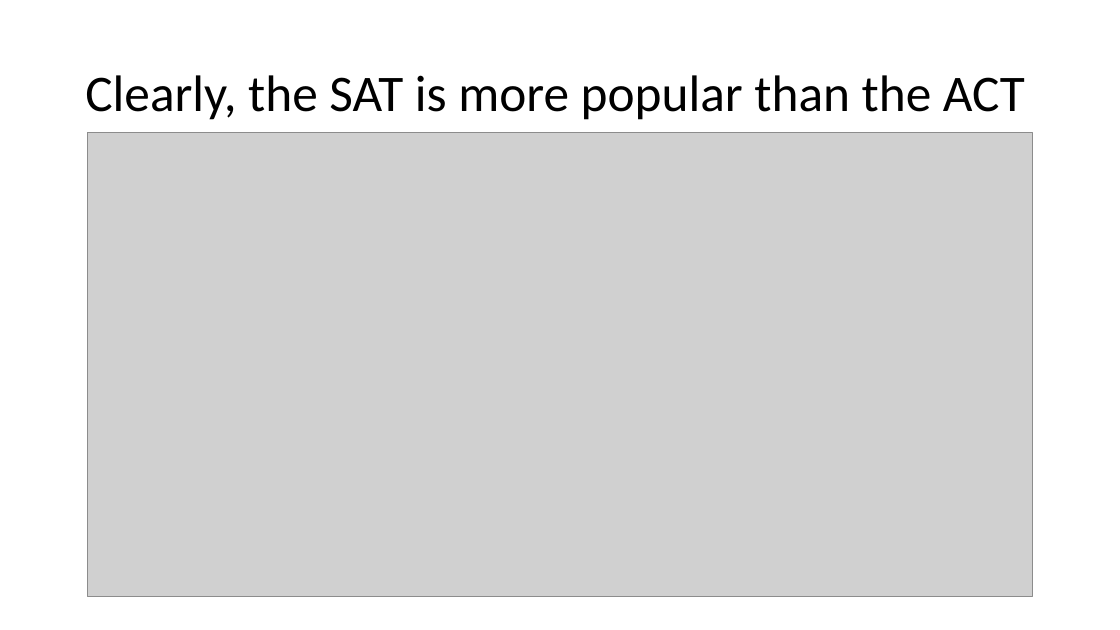
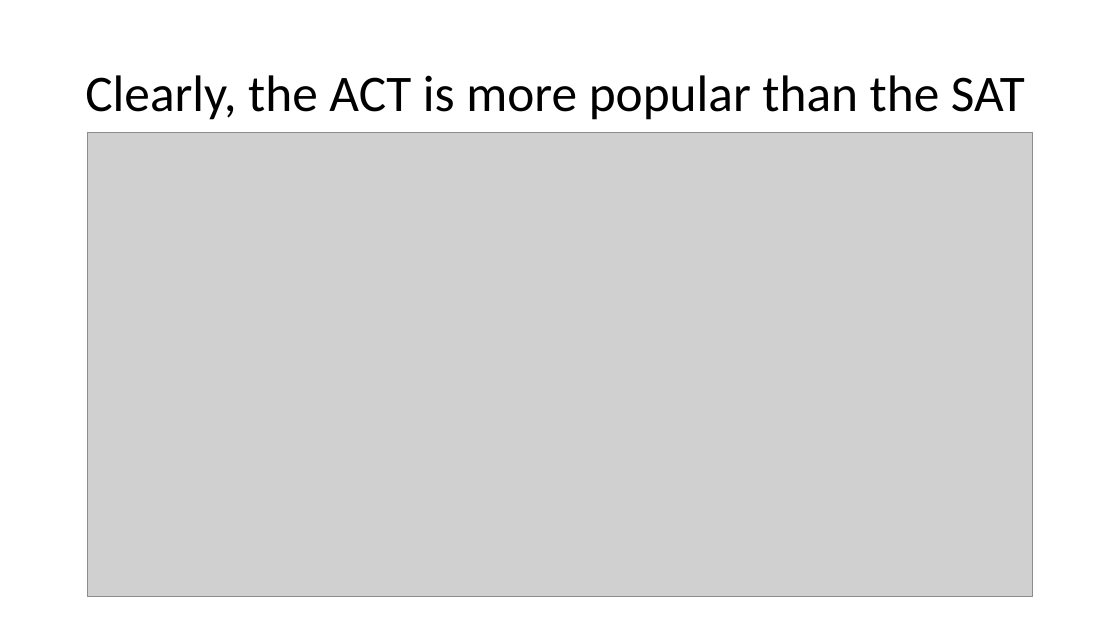
Before and after one commit to benjamin-awd/GA-Project-1, a slide deck: slide 3 of SAT-ACT-Presentation.pptx. Drawn at 1120x630 pixels with LibreOffice and Linux fonts; fonts in the diff are those of the drawing; grey boxes stand for pictures. Boxes give left, top, right and bottom in pixels: in the first picture for what was removed or moved away, otherwise in the second. Text is boxed around its words. In the diff, an @@ line names an element or a change of style, - is before the commit and + after.

```diff
--- a/SAT-ACT-Presentation.pptx
+++ b/SAT-ACT-Presentation.pptx
@@ title at box(85, 75, 1025, 120): text changed @@
-Clearly, the SAT is more popular than the ACT
+Clearly, the ACT is more popular than the SAT
```
Also in this commit, not shown: 2 other slides changed.
